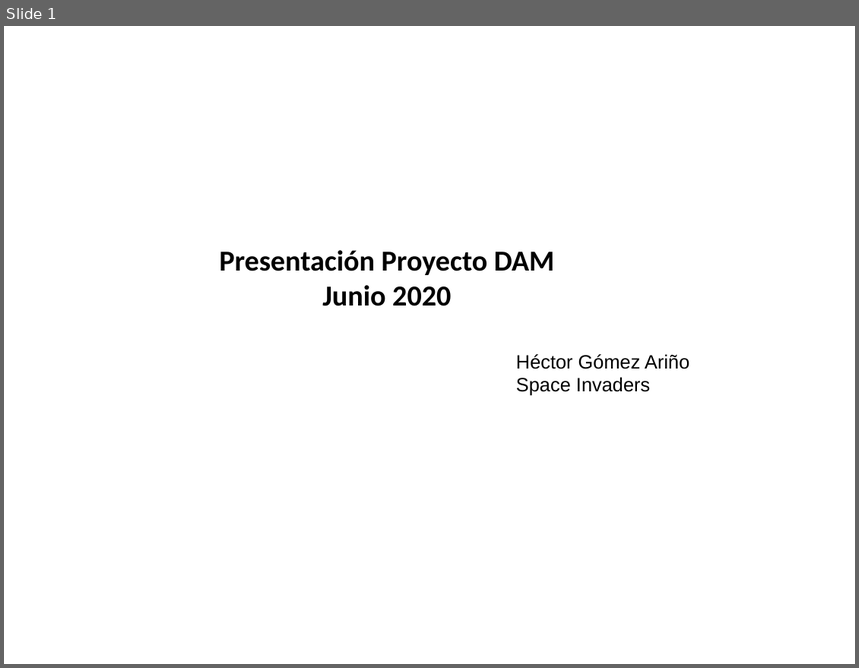
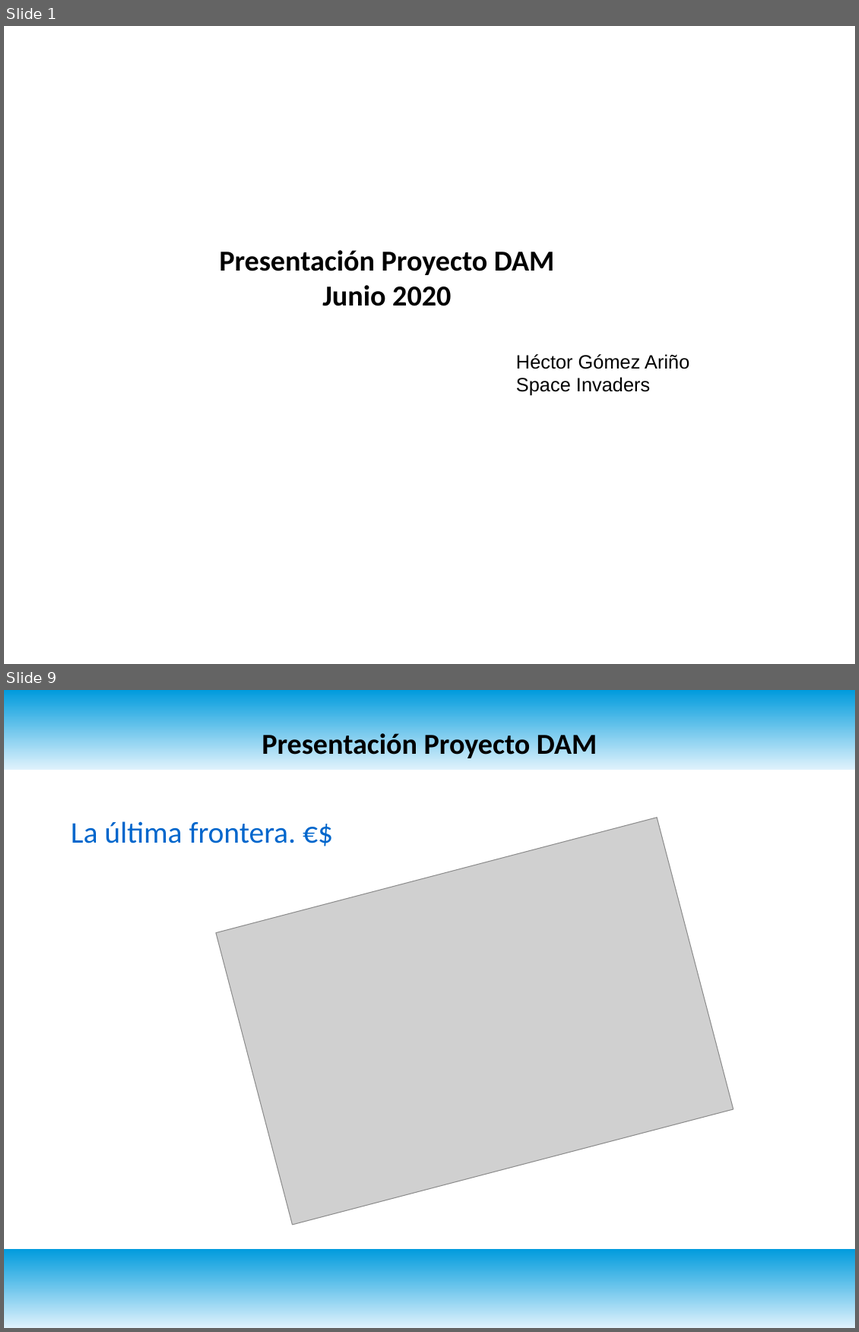
Before and after one commit to hectorgomezarino/ProyectoDAM, a slide deck: PresentaciónProyecto.odp. Shown one above the other, each under a label of ours: slide 1 before the commit, slides 1 and 9 after it; the slides between them are not shown. The pictures are 859x668 and 859x1332 pixels, drawn with LibreOffice and Linux fonts; fonts in the diff are those of the drawing; grey boxes stand for pictures; background and template pictures are left out. Boxes give left, top, right and bottom in pixels: in the first picture for what was removed or moved away, otherwise in the second. Text is boxed around its words. In the diff, an @@ line names an element or a change of style, - is before the commit and + after.

```diff
--- a/PresentaciónProyecto.odp
+++ b/PresentaciónProyecto.odp
@@ slide 9 added at box(4, 690, 855, 1328), background #FFFFFF @@
@@ rectangle added at box(4, 690, 855, 770), fill gradient #DFF2FC to #009BDD @@
@@ title added at box(262, 733, 598, 761), 27 pt, text #000000, bold @@
+Presentación Proyecto DAM
@@ text added at box(71, 821, 297, 844), 28 pt, text #0066CC @@
+La última frontera. €$
@@ picture added at box(216, 818, 734, 1226) @@
@@ rectangle added at box(4, 1249, 855, 1328), fill gradient #DFF2FC to #009BDD @@
```
Also in this commit, not shown: 3 slides changed, 4 other slides added, 1 other file.
